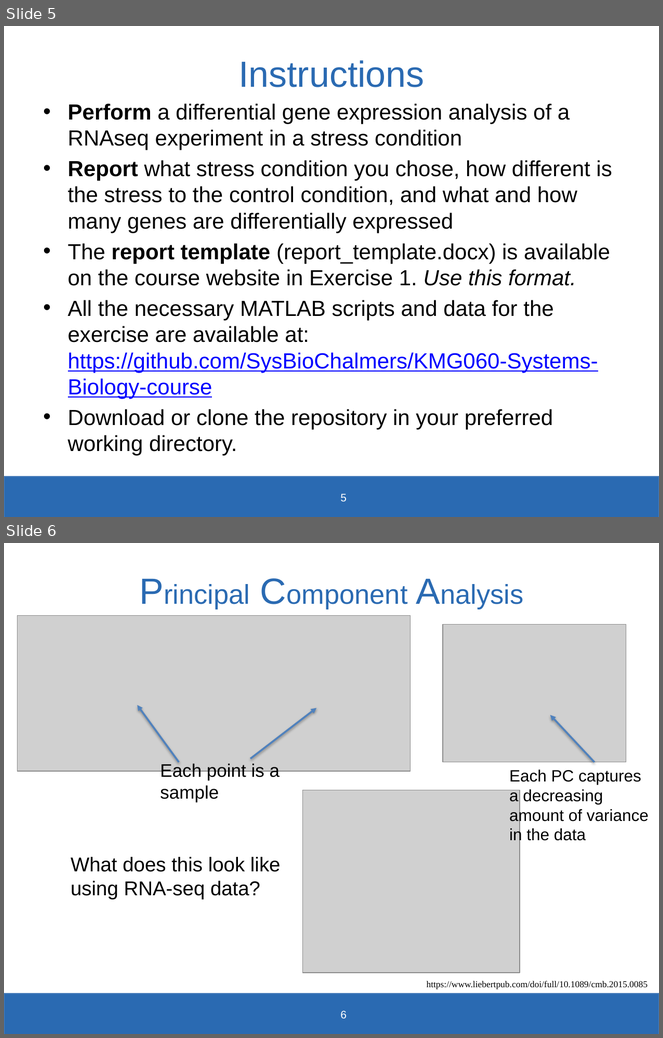
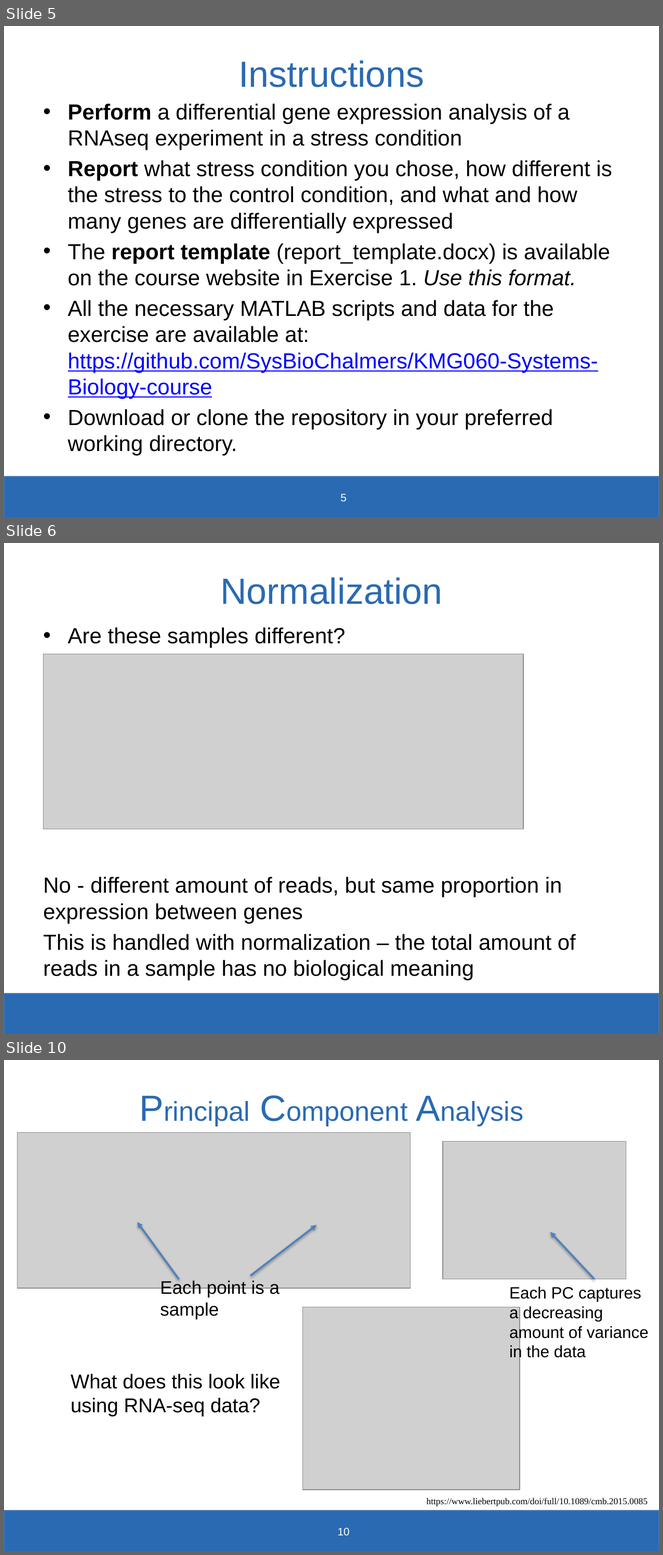
Before and after one commit to SysBioChalmers/KMG060-Systems-Biology-course, a slide deck: Exercise1_RNAseq_Analysis/KGM060-2019-Exercise1.pptx. Shown one above the other, each under a label of ours: slides 5 and 6 before the commit, slides 5, 6 and 10 after it; the slides between them are not shown. The pictures are 663x1038 and 663x1555 pixels, drawn with LibreOffice and Linux fonts; fonts in the diff are those of the drawing; grey boxes stand for pictures; background and template pictures are left out. Boxes give left, top, right and bottom in pixels: in the first picture for what was removed or moved away, otherwise in the second. Text is boxed around its words. In the diff, an @@ line names an element or a change of style, - is before the commit and + after.

Commit message:
doc: Added a few slides about normalization to exercise 1

```diff
--- a/Exercise1_RNAseq_Analysis/KGM060-2019-Exercise1.pptx
+++ b/Exercise1_RNAseq_Analysis/KGM060-2019-Exercise1.pptx
@@ slide 6 added at [4, 543, 659, 1034], background #FFFFFF; not listed: 1 template element that a slide beside it also shows @@
@@ title added at [220, 577, 443, 604], 40 pt, text #2A6AB2 @@
+Normalization
@@ text added at [68, 627, 345, 648], 24 pt, text #000000 @@
+• Are these samples different?
@@ picture added at [44, 654, 523, 830] @@
@@ text added at [43, 877, 576, 981], 24 pt, text #000000 @@
+No - different amount of reads, but same proportion in expression between genes
+This is handled with normalization – the total amount of reads in a sample has no biological meaning
@@ what was slide 6 is now slide 10 @@
@@ page number at [338, 1528, 350, 1536]: text changed @@
-6
+10
```
Also in this commit, not shown: 3 other slides added, 1 other file.
